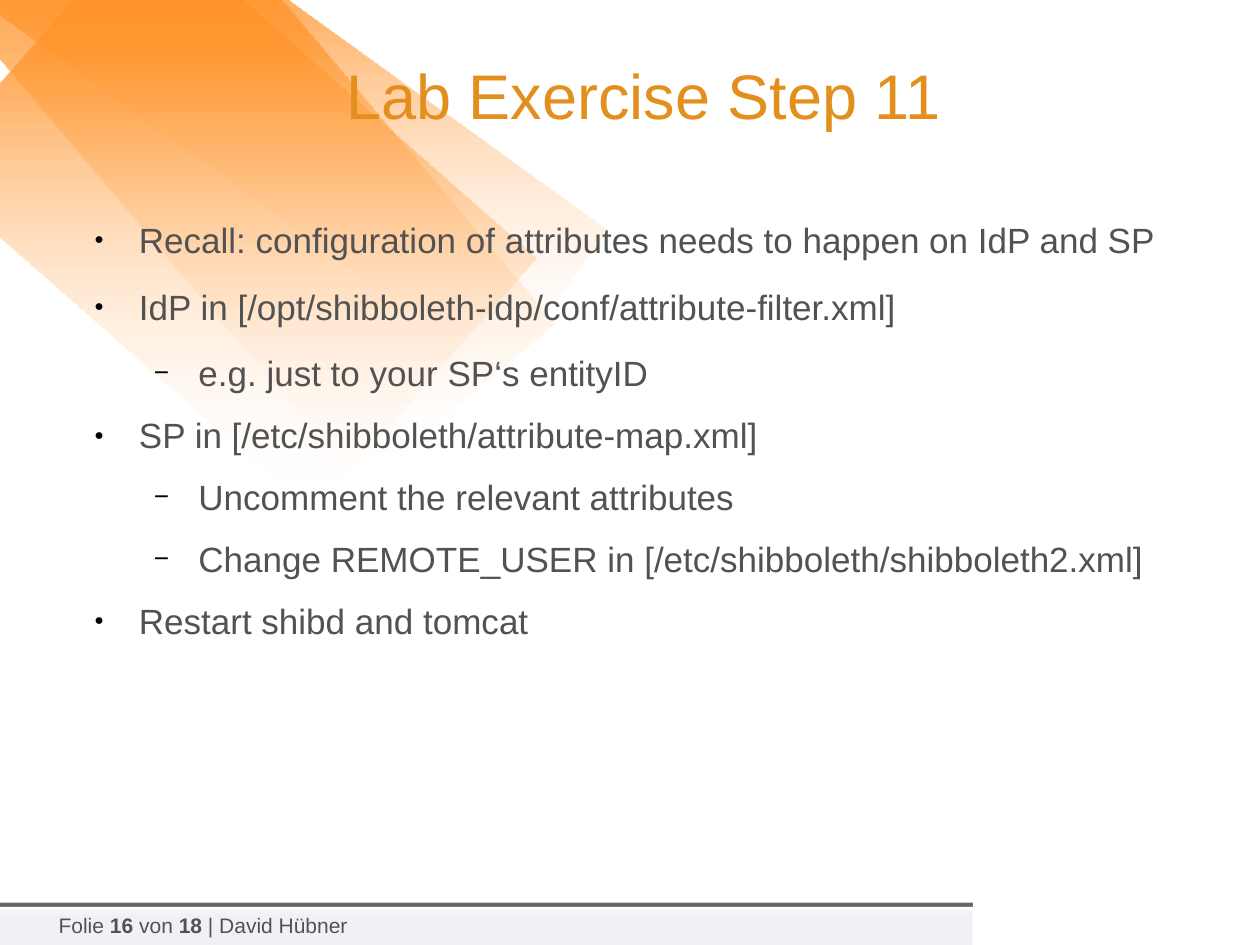
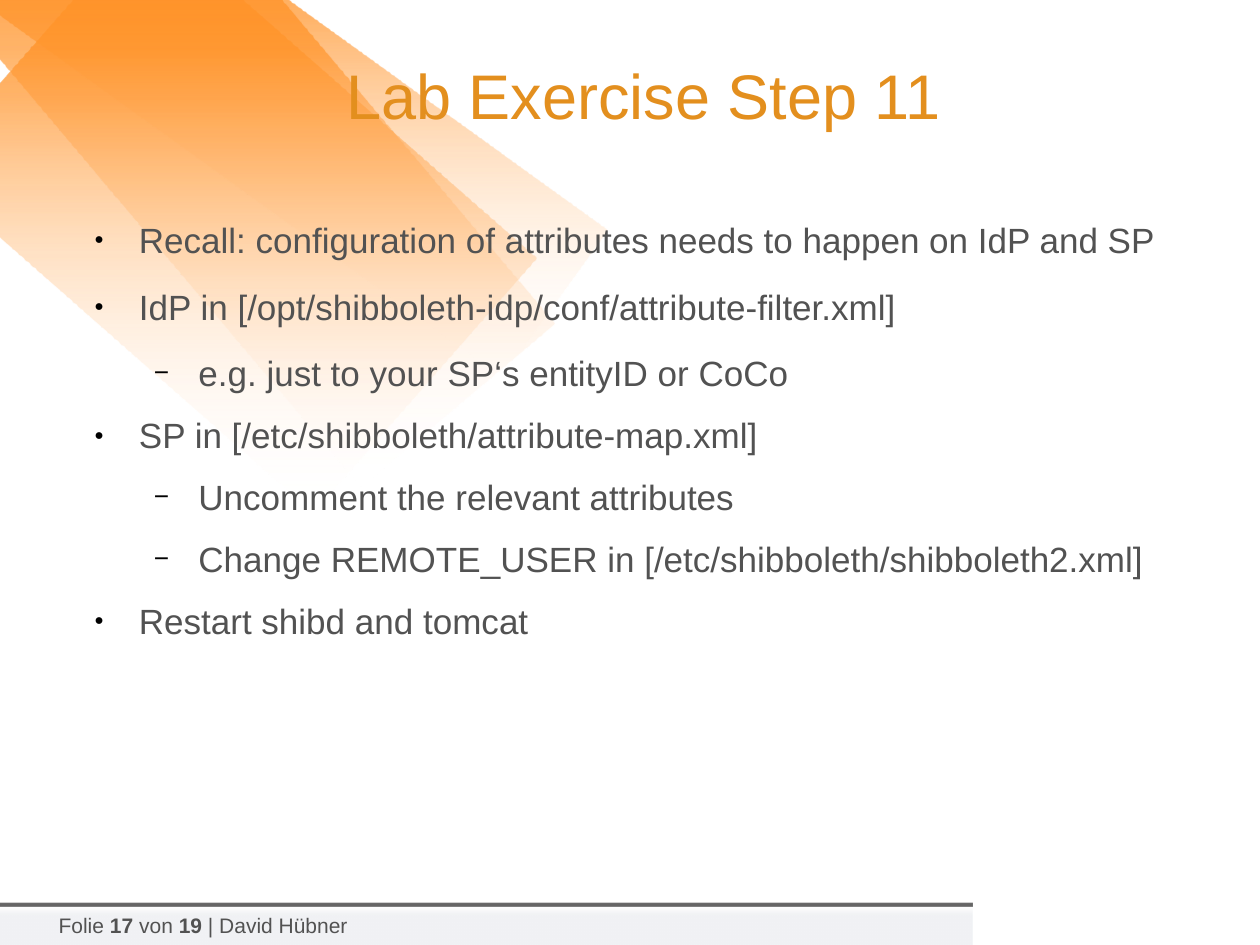
Before and after one commit to tiime2018/lab1, a slide deck: slide 17 of slides/2018-02-06_TIIME-Shibboleth-07-Hands-On.odp (slide 16 before the commit). Drawn at 1260x945 pixels with LibreOffice and Linux fonts; fonts in the diff are those of the drawing; background and template pictures are left out. Boxes give left, top, right and bottom in pixels: in the first picture for what was removed or moved away, otherwise in the second. Text is boxed around its words. In the diff, an @@ line names an element or a change of style, - is before the commit and + after.

```diff
--- a/slides/2018-02-06_TIIME-Shibboleth-07-Hands-On.odp
+++ b/slides/2018-02-06_TIIME-Shibboleth-07-Hands-On.odp
@@ text at (x1=198, y1=360, x2=789, y2=393): text changed @@
-  − e.g. just to your SP‘s entityID
+  − e.g. just to your SP‘s entityID or CoCo
@@ text at (x1=59, y1=918, x2=348, y2=933): text changed @@
-Folie 16 von 18 | David Hübner
+Folie 17 von 19 | David Hübner
```
Also in this commit, not shown: 4 other slides changed, 1 slide added.
